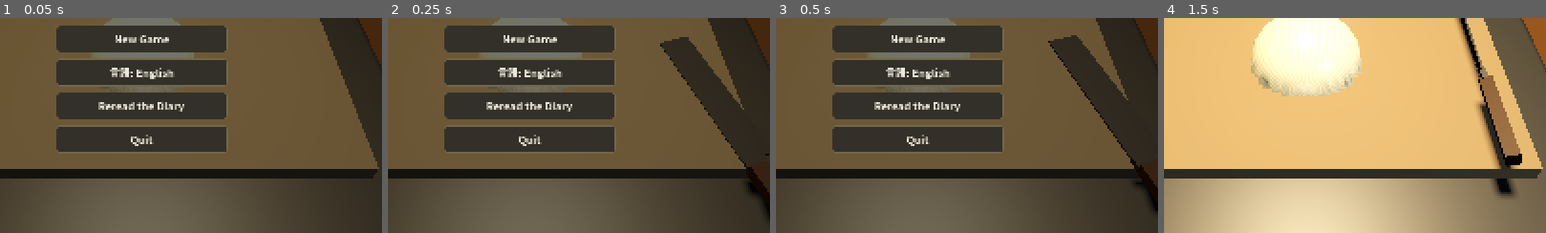
Above: before the commit, frames 1-4 (left to right).
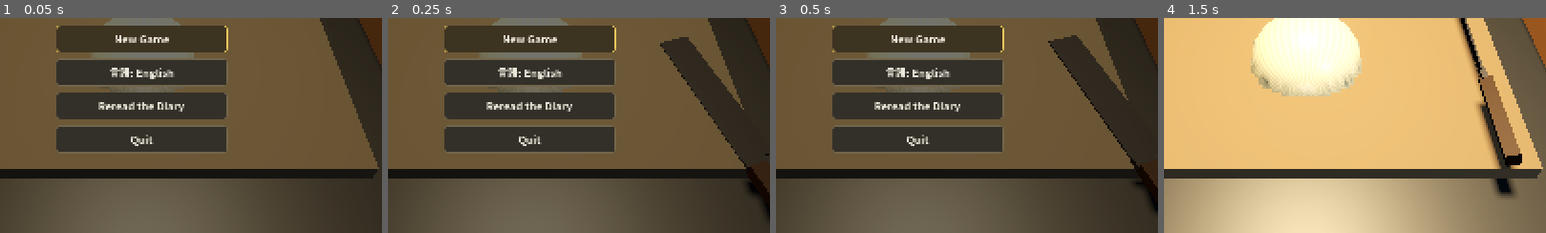
Above: after the commit, the same moments.

Repository: decopon-7/-
Game: Godot game, scene res://scenes/main.tscn
Same seed, same stepped clock (60 frames per second), same inputs: the game is played once before the commit and once after it.
Inputs (mouse positions are % of the whole screen's width and height, from its top left):
- Up to frame 1 (0.05 s): no input
- Up to frame 2 (0.25 s): no input
- Up to frame 3 (0.5 s): no input
- Up to frame 4 (1.5 s): click "New Game" at 0.5 s; tap Enter at 1.25 s; move the mouse to (72, 45) at 1.27 s; tap H at 1.35 s; click (72, 45) at 1.42 s
The pictures show only the part of the screen within x 31-81%, y 46-96%; the shares and areas given below are measured in that part.

The runs differ from the first frame. In frame 1, less than 0.1% of the frame differs, in the area x 14-60%, y 3-16%; in frame 2, less than 0.1%; in frame 3, less than 0.1%; in frame 4, nothing differs.

Commit message:
UI/UXの見直しパスを実施：誤操作防止・視覚的な優先度・配色の一貫性
これまでは機能を追加するたびにその場でUIを作ってきたが、UI/UX全体を
見直す専用の作業はしていなかったため、全画面をスクリーンショットで
洗い出して気付いた点を直した。

## 「はじめから」の誤操作防止（最重要）
タイトル画面で「つづきから」のすぐ下に「はじめから」があり、
セーブがある状態で押すと今までの実績・日記・エンドの到達状況が
確認なしで即座に消える作りだった。セーブがある場合だけ確認ダイアログ
（はい/キャンセル）を挟むようにした。セーブが無い新規プレイでは
今まで通り即開始する。

## 視覚的な優先度
タイトル画面の「つづきから／はじめから」に金色の縁取りを付け、
言語切替・日記・終了などの脇役的なボタンと一目で見分けられるようにした。

## 配色の一貫性
実績・日記回想画面のスクロールバーが、Godot標準のグレーのままで
他のUIから浮いていたので、暖色系のパレットに揃えた
（一度こもらせすぎて見えにくくなったため、スクロールできると
分かる程度の明るさに調整し直している）。

## アクセシビリティ
ボタンのフォーカスリングが StyleBoxEmpty で完全に消されており、
キーボード/コントローラー操作時にどこを選んでいるか分からなかった。
Steam Deck対応を見据えて、最低限のフォーカス表示を復活させた。

## 検証
- main.tscn をロードして実際のボタンの pressed シグナルを発火させる
  単体テストを書き、「はじめから」を押しても確認するまでセーブが
  変化しないこと／キャンセルで何も変わらないこと／確定で実際に
  リセットされることを確認
- 開発用スクリーンショットに title_withsave / newgame_confirm ショットを
  追加し、新しいダイアログと縁取りを目視確認
- tools/selftest.gd と --quit-after のヘッドレス実行でスクリプトエラーが
  ないことを確認
- 既存のtitle/pause/achievements等の画面に見た目の回帰がないことも確認

Co-Authored-By: Claude Sonnet 5 <noreply@anthropic.com>
Claude-Session: https://claude.ai/code/session_01Fz9qy8KHkDBY9XhjKQFu2R

Diff:
--- a/scripts/dev_screenshot.gd
+++ b/scripts/dev_screenshot.gd
@@ -11,6 +11,8 @@
 #   achievements: 実績一覧画面を確認する（--skin=0〜3 で称号を指定可能）
 #   diary: 日記の回想画面を確認する（--diary_days=1,2,40 のように読んだことにする日を指定可能）
 #   bowl: ボウルの中身の見た目を確認する（--bowl_grams=750 のように溜まった量を指定可能。省略時750）
+#   title_withsave: セーブがある状態のタイトル画面（つづきから／はじめからの見分けやすさを確認）
+#   newgame_confirm: 「はじめから」を押したときの確認ダイアログを確認する
 extends Node
 
 var _args := {}
@@ -41,7 +43,7 @@
 	_frame += 1
 	var main := get_parent()
 	var shot: String = _args["shot"]
-	if _frame == 5 and shot != "title":
+	if _frame == 5 and not shot in ["title", "title_withsave", "newgame_confirm"]:
 		main._start_day()
 		GameState.money = 480
 		if _args.has("order"):
@@ -127,6 +129,15 @@
 		# （_camera_base_transform も更新しないと、揺れ演出の復帰処理で毎フレーム元に戻ってしまう）
 		main.camera.look_at_from_position(Vector3(-0.56, 1.25, 0.28), main.BOWL_POS)
 		main._camera_base_transform = main.camera.global_transform
+	if _frame == 20 and shot == "title_withsave":
+		GameState.day = 5
+		GameState.save_game()
+		main.ui.refresh_texts()
+	if _frame == 20 and shot == "newgame_confirm":
+		GameState.day = 5
+		GameState.save_game()
+		main.ui.refresh_texts()
+		main.ui.show_only(main.ui.confirm_new_game_screen)
 	if _frame == 20 and shot == "pause":
 		main._set_state(main.State.PAUSED)
 		GameState.set_fullscreen(true)
--- a/scripts/i18n.gd
+++ b/scripts/i18n.gd
@@ -12,6 +12,12 @@
 	"BTN_NEW_GAME": {"ja": "はじめから", "en": "New Game"},
 	"BTN_LANGUAGE": {"ja": "Language: 日本語", "en": "言語: English"},
 	"BTN_QUIT": {"ja": "終了", "en": "Quit"},
+	"CONFIRM_NEW_GAME": {
+		"ja": "はじめからにすると、%d日目までの実績・日記・エンドの記録が消えます。\n本当によろしいですか？",
+		"en": "Starting over erases your progress through Day %d\n(achievements, diary, ending reached). Are you sure?",
+	},
+	"BTN_CONFIRM_NEW_GAME": {"ja": "消してはじめから", "en": "Erase and Start Over"},
+	"BTN_CANCEL": {"ja": "キャンセル", "en": "Cancel"},
 
 	"HUD_DAY": {"ja": "%d日目の仕込み", "en": "Day %d prep"},
 	"HUD_TODAY": {"ja": "本日 %d g", "en": "%d g today"},
--- a/scripts/ui.gd
+++ b/scripts/ui.gd
@@ -27,6 +27,7 @@
 var pause_screen: Control
 var achievements_screen: Control
 var diary_screen: Control
+var confirm_new_game_screen: Control
 
 var _day_label: Label
 var _today_label: Label
@@ -53,6 +54,10 @@
 var _diary_button: Button
 var _quit_button: Button
 
+var _confirm_new_game_title: Label
+var _confirm_new_game_yes: Button
+var _confirm_new_game_cancel: Button
+
 var _diary_recap_title: Label
 var _diary_back_button: Button
 var _diary_rows := {}
@@ -102,6 +107,8 @@
 	root.add_child(diary_screen)
 	title_screen = _build_title()
 	root.add_child(title_screen)
+	confirm_new_game_screen = _build_confirm_new_game()
+	root.add_child(confirm_new_game_screen)
 	refresh_texts()
 	_money_shown = GameState.money  # 起動時は0から数え上げず、いきなり現在値で表示
 
@@ -109,7 +116,7 @@
 # ---------------------------------------------------------------- 表示切替
 
 func show_only(screen: Control) -> void:
-	for s in [title_screen, day_end_screen, pause_screen, achievements_screen, diary_screen]:
+	for s in [title_screen, day_end_screen, pause_screen, achievements_screen, diary_screen, confirm_new_game_screen]:
 		s.visible = s == screen
 	hud.visible = screen == null or screen == pause_screen
 
@@ -139,6 +146,9 @@
 	_fullscreen_button.text = tr("BTN_FULLSCREEN_ON") if GameState.fullscreen else tr("BTN_FULLSCREEN_OFF")
 	_achievements_button.text = tr("BTN_ACHIEVEMENTS")
 	_achievements_back_button.text = tr("BTN_BACK")
+	_confirm_new_game_title.text = tr("CONFIRM_NEW_GAME") % GameState.day
+	_confirm_new_game_yes.text = tr("BTN_CONFIRM_NEW_GAME")
+	_confirm_new_game_cancel.text = tr("BTN_CANCEL")
 	refresh_shop()
 	refresh_achievements()
 	refresh_diary_recap()
@@ -378,7 +388,20 @@
 		box.add_child(l)
 	box.add_child(_spacer(30))
 	_continue_button = _button(box, continue_pressed.emit)
-	_new_game_button = _button(box, new_game_pressed.emit)
+	_new_game_button = _button(box, func():
+		# 既にセーブがある状態でうっかり押すと今までの進行が消えてしまうので、
+		# 一度確認を挟む（セーブが無い、まっさらな状態なら即開始してよい）
+		if GameState.has_save():
+			show_only(confirm_new_game_screen)
+		else:
+			new_game_pressed.emit())
+	# 一番上に出る「ここから始める」ボタンだけ縁取りを明るくして、
+	# 言語切替・日記・終了などの脇役的なボタンと見分けやすくする
+	for primary in [_continue_button, _new_game_button]:
+		var primary_normal := _style(Color(0.24, 0.2, 0.13), 8)
+		primary_normal.border_color = COL_ACCENT
+		primary_normal.set_border_width_all(2)
+		primary.add_theme_stylebox_override("normal", primary_normal)
 	_language_button = _button(box, func():
 		GameState.set_locale(I18n.next_locale(TranslationServer.get_locale()))
 		refresh_texts())
@@ -386,6 +409,25 @@
 		refresh_diary_recap()
 		show_only(diary_screen))
 	_quit_button = _button(box, func(): get_tree().quit())
+	return c
+
+
+func _build_confirm_new_game() -> Control:
+	var c := _overlay(0.6)
+	var box := _center_box(c)
+	_confirm_new_game_title = _label(32, COL_ACCENT)
+	_confirm_new_game_title.horizontal_alignment = HORIZONTAL_ALIGNMENT_CENTER
+	_confirm_new_game_title.custom_minimum_size = Vector2(620, 0)
+	_confirm_new_game_title.autowrap_mode = TextServer.AUTOWRAP_WORD
+	box.add_child(_confirm_new_game_title)
+	box.add_child(_spacer(16))
+	_confirm_new_game_yes = _button(box, func():
+		new_game_pressed.emit())
+	var danger := _style(Color(0.3, 0.14, 0.12), 8)
+	danger.border_color = COL_BAD
+	danger.set_border_width_all(2)
+	_confirm_new_game_yes.add_theme_stylebox_override("normal", danger)
+	_confirm_new_game_cancel = _button(box, func(): show_only(title_screen))
 	return c
 
 
@@ -651,7 +693,12 @@
 	t.set_stylebox("hover", "Button", hover)
 	t.set_stylebox("pressed", "Button", pressed)
 	t.set_stylebox("disabled", "Button", disabled)
-	t.set_stylebox("focus", "Button", StyleBoxEmpty.new())
+	# キーボード/コントローラーでの操作（Steam Deck対応などで将来必要になる）でも
+	# どのボタンを選んでいるか分かるよう、縁取りだけのフォーカスリングを重ねて描く
+	var focus := _style(Color(0, 0, 0, 0), 8)
+	focus.border_color = COL_ACCENT
+	focus.set_border_width_all(3)
+	t.set_stylebox("focus", "Button", focus)
 	t.set_color("font_color", "Button", COL_TEXT)
 	t.set_color("font_hover_color", "Button", COL_ACCENT)
 	t.set_color("font_disabled_color", "Button", Color(0.45, 0.44, 0.4))
@@ -659,6 +706,18 @@
 	t.set_stylebox("panel", "PanelContainer", _style(COL_PANEL, 12, 20))
 	t.set_stylebox("background", "ProgressBar", _style(Color(0.15, 0.15, 0.13), 4))
 	t.set_stylebox("fill", "ProgressBar", _style(COL_ACCENT, 4))
+
+	# 実績・日記のスクロールバーも、Godot標準のグレーのままだと浮いて見えるので
+	# 他のUIと同じ色味に揃える
+	var scroll_bg := _style(Color(0.15, 0.14, 0.12, 0.5), 6, 2)
+	var grabber := _style(Color(0.62, 0.56, 0.42), 6, 2)
+	var grabber_hi := _style(COL_ACCENT, 6, 2)
+	for scroll_type in ["VScrollBar", "HScrollBar"]:
+		t.set_stylebox("scroll", scroll_type, scroll_bg)
+		t.set_stylebox("scroll_focus", scroll_type, scroll_bg)
+		t.set_stylebox("grabber", scroll_type, grabber)
+		t.set_stylebox("grabber_highlight", scroll_type, grabber_hi)
+		t.set_stylebox("grabber_pressed", scroll_type, grabber_hi)
 	return t
 
 
Not shown, changed: docs/STEAM_ROADMAP.md
